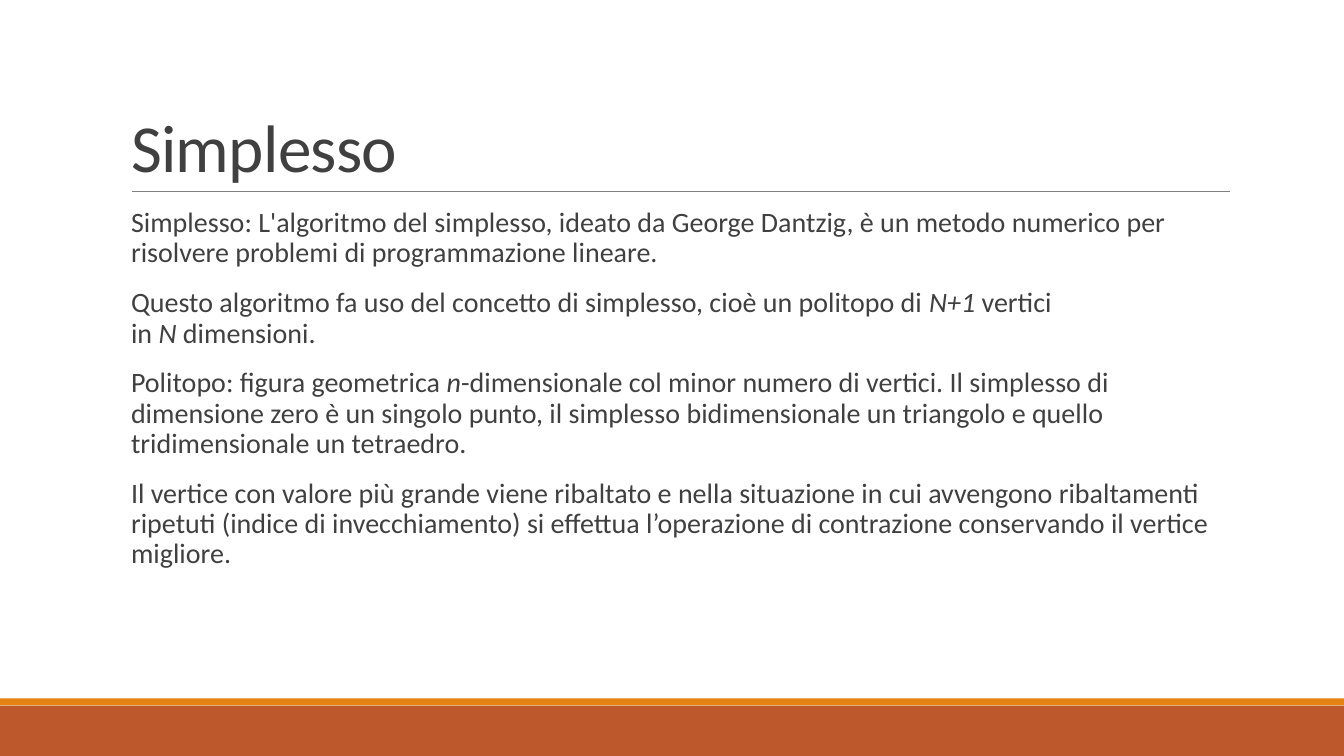
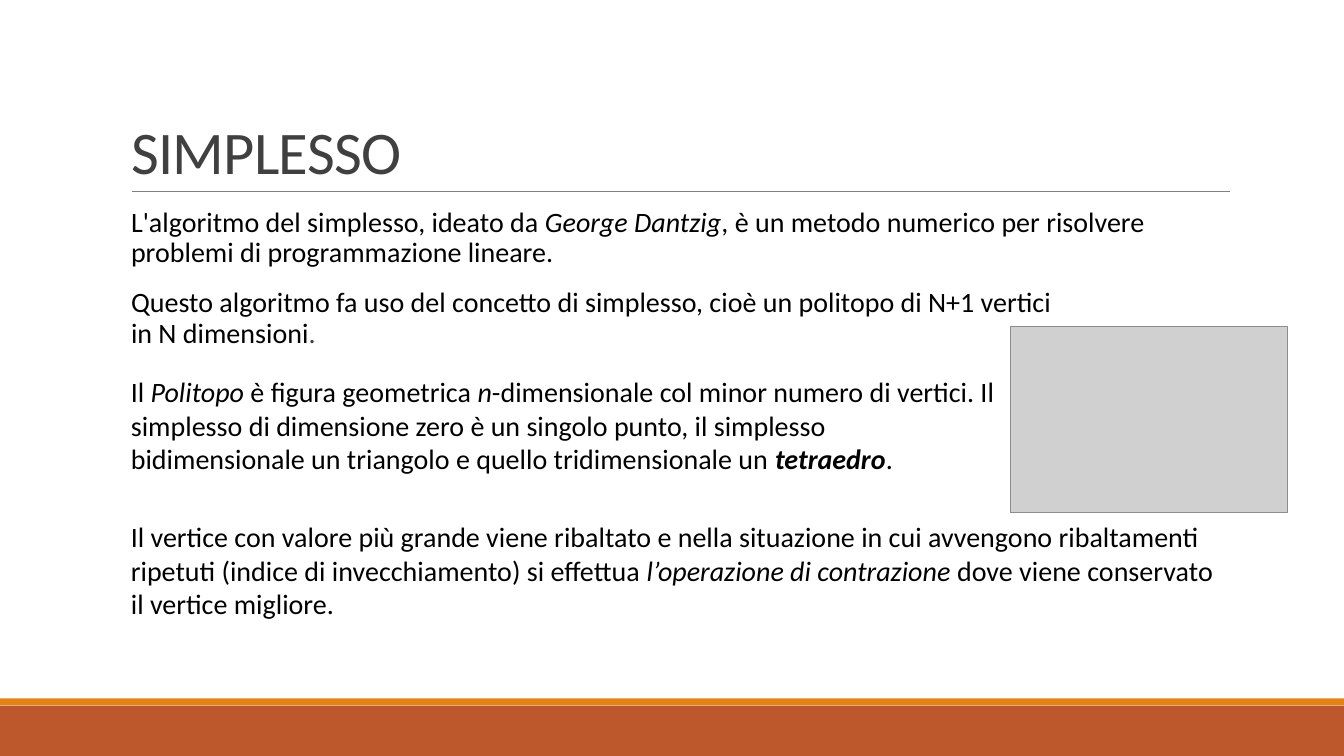
Before and after one commit to baldimario/Simplex, a slide deck: slide 7 of IDENTICAZIONE SISTEMA DI CARICHE PUNTIFORMI DA MISURE DI.pptx (slide 6 before the commit). Drawn at 1344x756 pixels with LibreOffice and Linux fonts; fonts in the diff are those of the drawing; grey boxes stand for pictures. Boxes give left, top, right and bottom in pixels: in the first picture for what was removed or moved away, otherwise in the second. Text is boxed around its words. In the diff, an @@ line names an element or a change of style, - is before the commit and + after.

```diff
--- a/IDENTICAZIONE SISTEMA DI CARICHE PUNTIFORMI DA MISURE DI.pptx
+++ b/IDENTICAZIONE SISTEMA DI CARICHE PUNTIFORMI DA MISURE DI.pptx
@@ title at box(131, 134, 401, 175): text changed; size 48 to 43.2 pt @@
-Simplesso
+SIMPLESSO
@@ text at box(131, 212, 1144, 267): text changed; text colour #404040 to #000000 @@
-  Simplesso: L'algoritmo del simplesso, ideato da George Dantzig, è un metodo numerico per risolvere problemi di programmazione lineare.
+  L'algoritmo del simplesso, ideato da George Dantzig, è un metodo numerico per risolvere problemi di programmazione lineare.
@@ text at box(131, 292, 1051, 344): text colour #404040 to #000000 in "Questo algoritmo fa uso del concetto di ..."; italic off in "N+1 N" @@
@@ picture added at box(1010, 327, 1288, 512) @@
@@ text at box(131, 372, 1207, 568): paragraphs removed @@
-  Politopo: figura geometrica n-dimensionale col minor numero di vertici. Il simplesso di dimensione zero è un singolo punto, il simplesso bidimensionale un triangolo e quello tridimensionale un tetraedro.
-  Il vertice con valore più grande viene ribaltato e nella situazione in cui avvengono ribaltamenti ripetuti (indice di invecchiamento) si effettua l’operazione di contrazione conservando il vertice migliore.
@@ text added at box(131, 382, 993, 474), 20 pt, text #000000 @@
+Il Politopo è figura geometrica n-dimensionale col minor numero di vertici. Il simplesso di dimensione zero è un singolo punto, il simplesso bidimensionale un triangolo e quello tridimensionale un tetraedro.
@@ text added at box(131, 527, 1212, 619), 20 pt, text #000000 @@
+Il vertice con valore più grande viene ribaltato e nella situazione in cui avvengono ribaltamenti ripetuti (indice di invecchiamento) si effettua l’operazione di contrazione dove viene conservato il vertice migliore.
```
Also in this commit, not shown: 7 other slides changed, 3 slides added, 2 slides removed, 2 other files.
